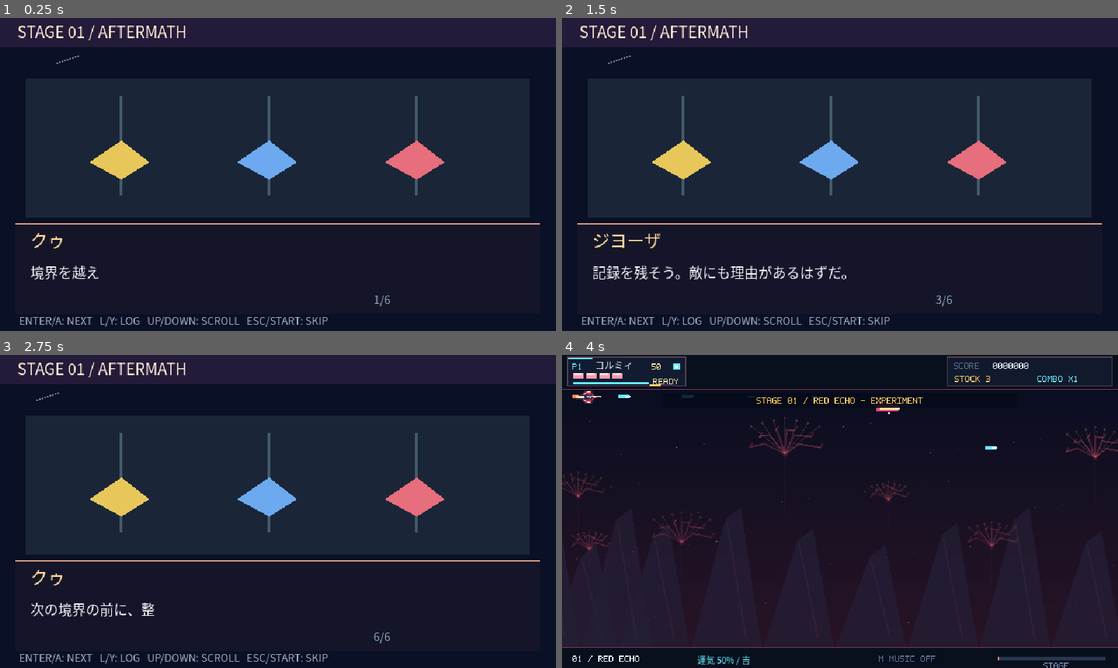
Above: before the commit, frames 1-4 (two rows, left to right).
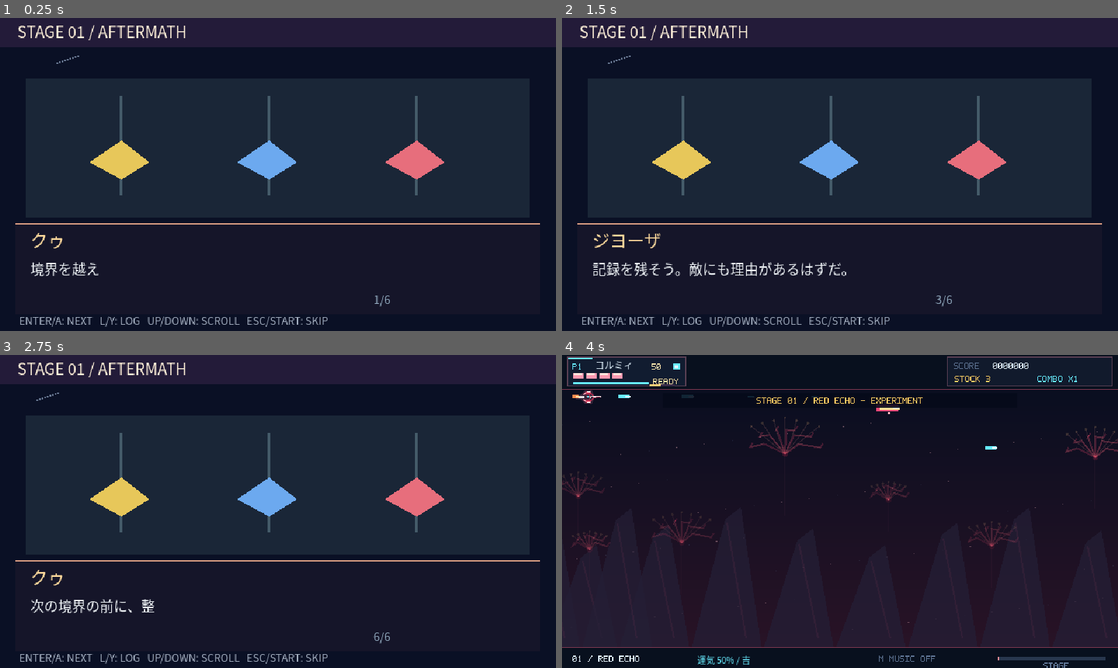
Above: after the commit, the same moments.

Repository: coshimagame/manjusyage
Game: Godot game, scene res://stage_interlude.tscn
The game is run twice, just before and just after one commit, with the same random seed, the same clock (stepped at 60 frames per second) and the same inputs. This scene is started directly instead of the project's main scene.
Inputs (mouse positions are in pixels of both pictures, inside the frame that each line leads up to):
- Up to frame 1 (0.25 s): no input
- Up to frame 2 (1.5 s): tap Enter at 0.5, 0.6 s; move the mouse to (962, 158) at 0.52 s; hold Right 0.53-1.28 s; click (962, 158) at 0.67 s; tap Space at 0.77, 1.07 s; tap E at 0.8, 1.35 s; move the mouse to (728, 190) at 1.27 s; hold Down from 1.28 s (still down)
- Up to frame 3 (2.75 s): tap Space at 1.52, 1.55, 1.82 s; move the mouse to (333, 442) at 2.02 s; release Down at 2.03 s; hold Right from 2.03 s (still down); hold Space from 2.03 s (still down); tap Enter at 2.3 s
- Up to frame 4 (4 s): move the mouse to (812, 574) at 2.77 s; release Right at 2.78 s; release Space at 2.78 s; hold Up 2.78-3.53 s; tap Enter at 2.85 s; click (812, 574) at 2.92 s; tap Space at 3.02, 3.32 s; tap E at 3.05 s; move the mouse to (1006, 558) at 3.52 s; hold Left from 3.53 s (still down); hold Space from 3.53 s (still down); tap M at 3.6 s

The runs differ from the first frame. In frame 1, 0.3% of the frame differs, in the area x 5-18%, y 78-84%; in frame 2, 1.1%, in the area x 5-52%, y 78-84%; in frame 3, 0.5%; in frame 4, nothing differs.

Commit message:
Show complete Japanese dialogue with width-aware two-line pages

Diff:
--- a/stage_interlude.gd
+++ b/stage_interlude.gd
@@ -17,6 +17,7 @@
 var seconds := 0.0
 var font: Font
 var departing := false
+var dialogue_page := 0
 const MAX_DIALOGUE_WIDTH := 550.0
 const MAX_LOG_WIDTH := 545.0
 # Optional approved portraits; missing files preserve the existing workshop silhouettes.
@@ -45,7 +46,8 @@
 	if departing: return
 	seconds += delta
 	if not history_open:
-		visible_chars = minf(float(LINES[line_index][1].length()),visible_chars + delta * 22.0)
+		var pages := _dialogue_pages()
+		visible_chars = minf(float(pages[dialogue_page].length()), visible_chars + delta * 22.0)
 	queue_redraw()
 func _unhandled_input(event: InputEvent) -> void:
 	if departing: return
@@ -75,10 +77,15 @@
 	if history_open:
 		history_open = false
 		return
-	if visible_chars < LINES[line_index][1].length():
-		visible_chars = float(LINES[line_index][1].length())
+	var pages := _dialogue_pages()
+	if visible_chars < pages[dialogue_page].length():
+		visible_chars = float(pages[dialogue_page].length())
+	elif dialogue_page < pages.size() - 1:
+		dialogue_page += 1
+		visible_chars = 0
 	elif line_index < LINES.size()-1:
 		line_index += 1
+		dialogue_page = 0
 		visible_chars = 0
 	else:
 		_depart()
@@ -87,9 +94,38 @@
 	departing = true
 	# Existing briefing unlock is stored on stage clear. No fake stage 2 launch.
 	get_tree().change_scene_to_file.call_deferred("res://main.tscn")
-# Pixel-space clipping avoids long Japanese lines escaping the dialogue panel.
-# Character-by-character layout preserves the typewriter effect and CJK glyph widths.
-func _fit_text(value: String, width: float, size: int) -> String:
+# Width-aware Japanese wrapping: retain every character instead of truncating dialogue.
+# Maximum lines are reserved inside the dialogue panel; longer speeches paginate.
+const DIALOGUE_ROWS := 2
+const DIALOGUE_ROW_HEIGHT := 20
+func _wrap_text(value: String, width: float, size: int) -> Array[String]:
+	var rows: Array[String] = []
+	var row := ""
+	for character in value:
+		if character == "\n":
+			rows.append(row)
+			row = ""
+			continue
+		if font.get_string_size(row + character, HORIZONTAL_ALIGNMENT_LEFT, -1, size).x > width and not row.is_empty():
+			rows.append(row)
+			row = character
+		else:
+			row += character
+	rows.append(row)
+	return rows
+
+func _dialogue_pages() -> Array[String]:
+	var rows := _wrap_text(LINES[line_index][1], MAX_DIALOGUE_WIDTH, 16)
+	var pages: Array[String] = []
+	for start in range(0, rows.size(), DIALOGUE_ROWS):
+		var page := ""
+		for row in range(start, mini(start + DIALOGUE_ROWS, rows.size())):
+			if not page.is_empty(): page += "\n"
+			page += rows[row]
+		pages.append(page)
+	return pages
+
+func _fit_log_text(value: String, width: float, size: int) -> String:
 	var result := ""
 	for character in value:
 		if font.get_string_size(result + character, HORIZONTAL_ALIGNMENT_LEFT, -1, size).x > width:
@@ -125,9 +161,13 @@
 			var j := log_scroll + row
 			if j > line_index: break
 			var entry: String = LINES[j][0]+": "+LINES[j][1]
-			draw_string(font,Vector2(35,281+row*13),_fit_text(entry,MAX_LOG_WIDTH,11),HORIZONTAL_ALIGNMENT_LEFT,-1,11,Color("#d4e4dd"))
+			draw_string(font,Vector2(35,281+row*13),_fit_log_text(entry,MAX_LOG_WIDTH,11),HORIZONTAL_ALIGNMENT_LEFT,-1,11,Color("#d4e4dd"))
 	else:
 		draw_string(font,Vector2(35,264),LINES[line_index][0],HORIZONTAL_ALIGNMENT_LEFT,-1,20,Color("#ffdb9d"))
-		draw_string(font,Vector2(35,299),_fit_text(LINES[line_index][1].substr(0,int(visible_chars)),MAX_DIALOGUE_WIDTH,16),HORIZONTAL_ALIGNMENT_LEFT,-1,16,Color("#edf2f5"))
+		var pages := _dialogue_pages()
+		var shown := pages[dialogue_page].substr(0, int(visible_chars))
+		var visible_rows := shown.split("\n")
+		for row in range(visible_rows.size()):
+			draw_string(font, Vector2(35, 295 + row * DIALOGUE_ROW_HEIGHT), visible_rows[row], HORIZONTAL_ALIGNMENT_LEFT, -1, 16, Color("#edf2f5"))
 		draw_string(font,Vector2(430,329),"%d/%d" % [line_index+1,LINES.size()],HORIZONTAL_ALIGNMENT_LEFT,-1,13,Color("#9ab4c9"))
 	draw_string(font,Vector2(22,353),"ENTER/A: NEXT   L/Y: LOG   UP/DOWN: SCROLL   ESC/START: SKIP",HORIZONTAL_ALIGNMENT_LEFT,-1,12,Color("#aab5c6"))
